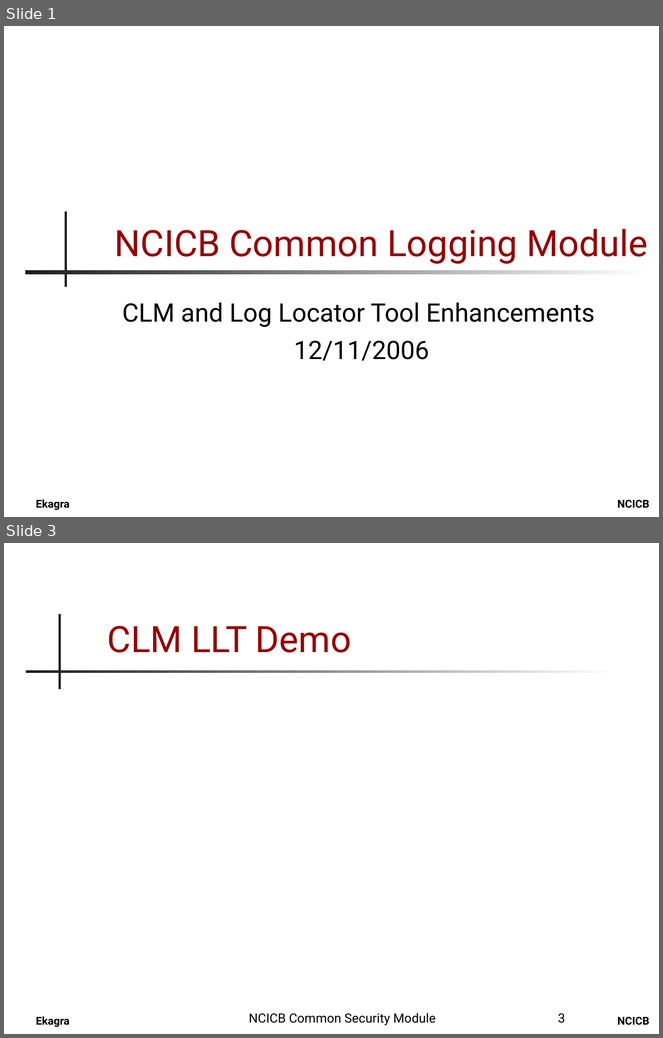
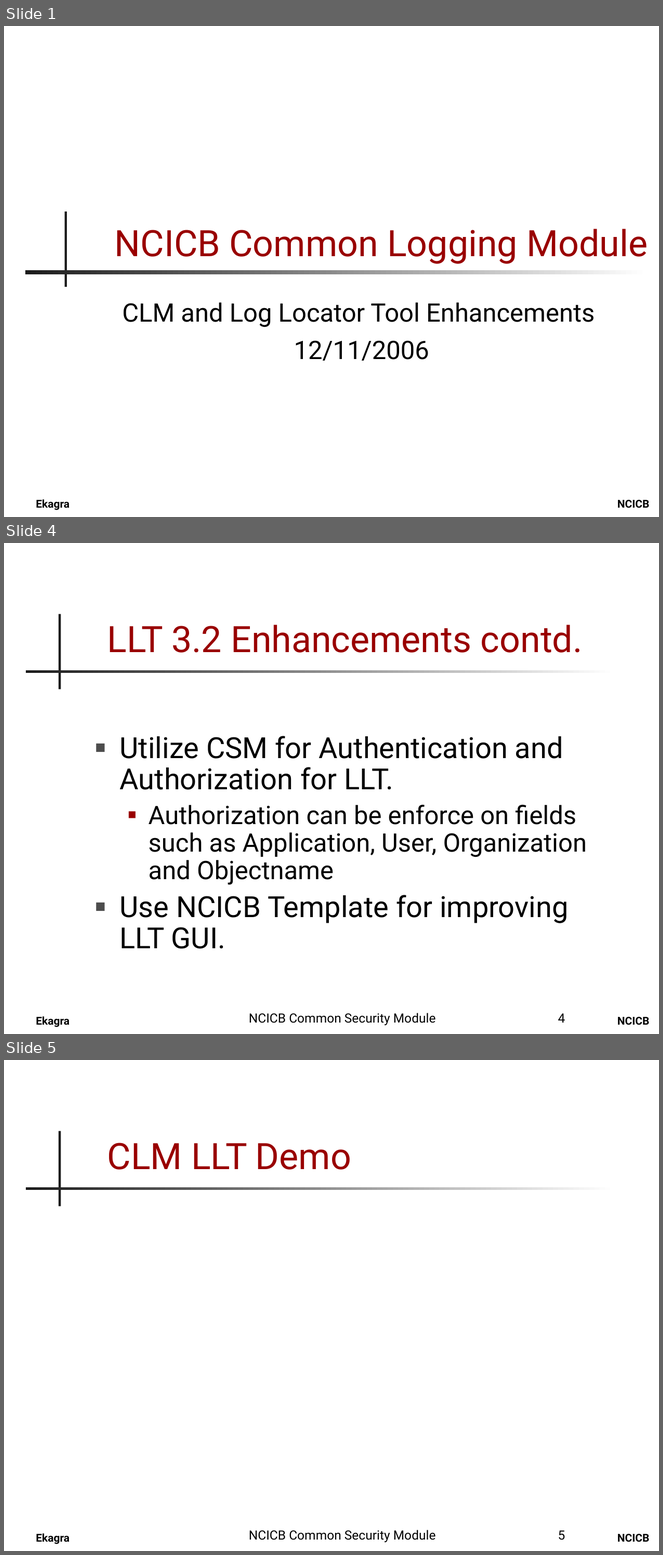
Before and after one commit to CBIIT/common-security-module-docs, a slide deck: Presentations/CLM_LLT_32_Presentation.ppt. Shown one above the other, each under a label of ours: slides 1 and 3 before the commit, slides 1, 4 and 5 after it; the slides between them are not shown. The pictures are 663x1038 and 663x1555 pixels, drawn with LibreOffice and Linux fonts; fonts in the diff are those of the drawing; background and template pictures are left out. Boxes give left, top, right and bottom in pixels: in the first picture for what was removed or moved away, otherwise in the second. Text is boxed around its words. In the diff, an @@ line names an element or a change of style, - is before the commit and + after.

```diff
--- a/Presentations/CLM_LLT_32_Presentation.ppt
+++ b/Presentations/CLM_LLT_32_Presentation.ppt
@@ slide 4 added at (4, 543, 659, 1034), background #FFFFFF; not listed: 4 template elements that a slide beside it also shows @@
@@ title added at (107, 625, 583, 653), 40 pt, text #990000 @@
+LLT 3.2 Enhancements contd.
@@ text added at (120, 736, 587, 949), 32 pt, text #000000 @@
+■ Utilize CSM for Authentication and Authorization for LLT.
+  ■ Authorization can be enforce on fields such as Application, User, Organization and Objectname
+■ Use NCICB Template for improving LLT GUI.
@@ text added at (249, 1013, 436, 1026), 14 pt, text #000000 @@
+NCICB Common Security Module
@@ page number added at (558, 1014, 566, 1023), 14 pt, text #000000 @@
+4
@@ what was slide 3 is now slide 5 @@
@@ page number at (558, 1531, 566, 1540): text changed @@
-3
+5
```
Also in this commit, not shown: 1 slide changed, 1 other slide added.
